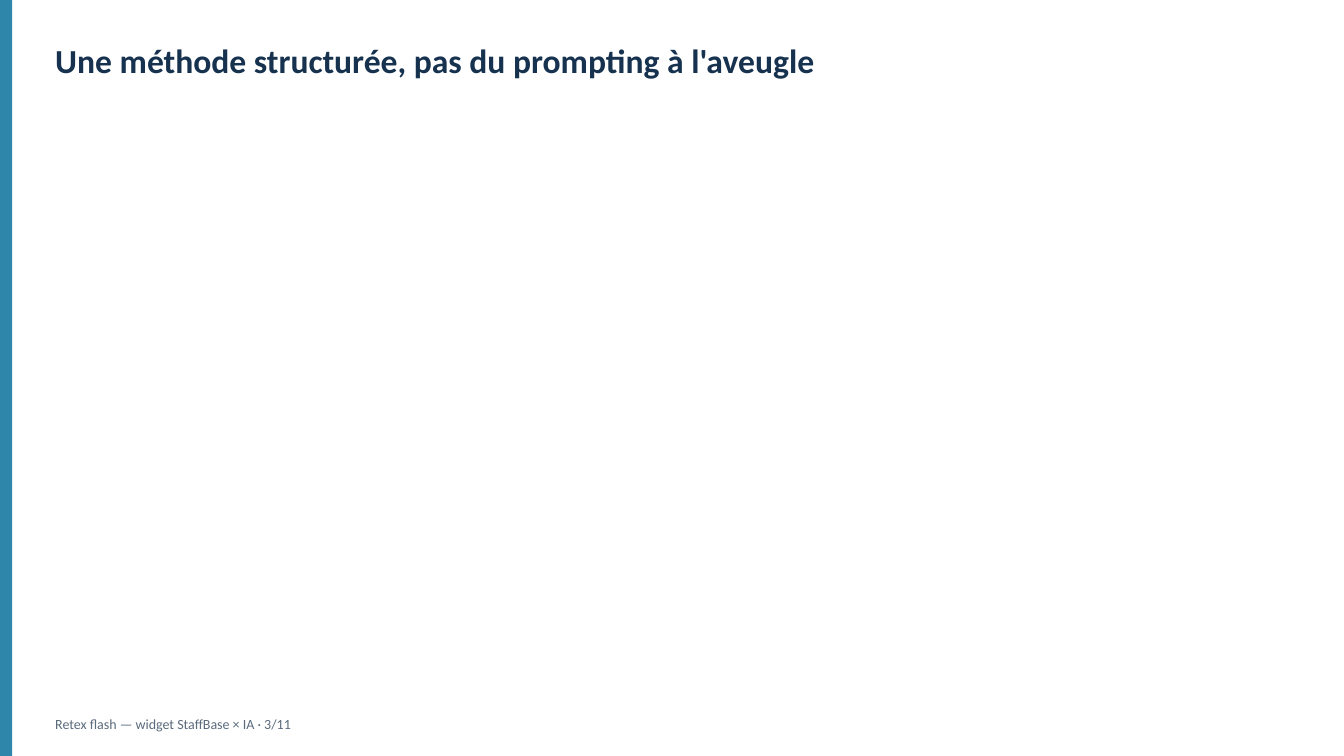
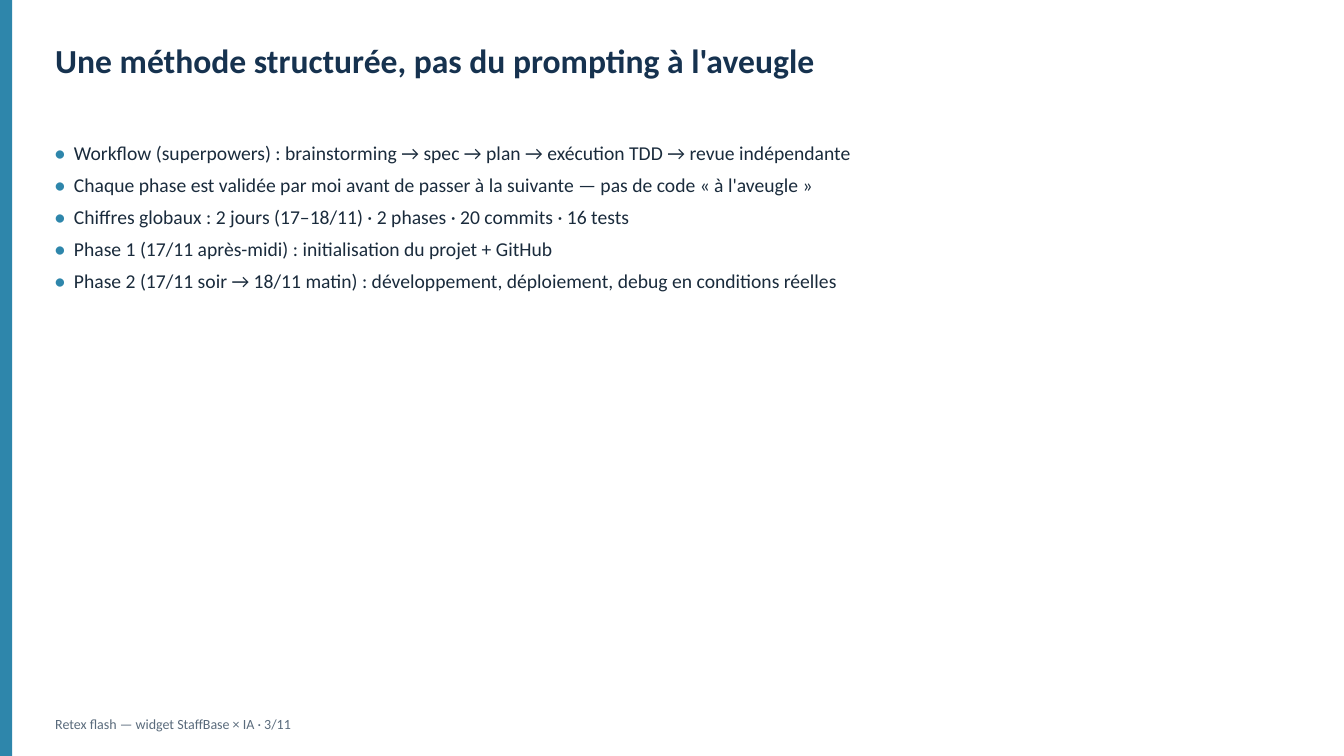
Before and after one commit to KleeFabienC/date-widget, a slide deck: slide 3 of Retex_Flash_Widget_Date_IA.pptx. Drawn at 1344x756 pixels with LibreOffice and Linux fonts; fonts in the diff are those of the drawing. Boxes give left, top, right and bottom in pixels: in the first picture for what was removed or moved away, otherwise in the second. Text is boxed around its words. In the diff, an @@ line names an element or a change of style, - is before the commit and + after.

```diff
--- a/Retex_Flash_Widget_Date_IA.pptx
+++ b/Retex_Flash_Widget_Date_IA.pptx
@@ text added at [74,146,850,292], 14 pt, text #1A2B3C @@
+• Workflow (superpowers) : brainstorming → spec → plan → exécution TDD → revue indépendante
+• Chaque phase est validée par moi avant de passer à la suivante — pas de code « à l'aveugle »
+• Chiffres globaux : 2 jours (17–18/11) · 2 phases · 20 commits · 16 tests
+• Phase 1 (17/11 après-midi) : initialisation du projet + GitHub
+• Phase 2 (17/11 soir → 18/11 matin) : développement, déploiement, debug en conditions réelles
```
Also in this commit, not shown: 3 other slides changed, 2 other files.
